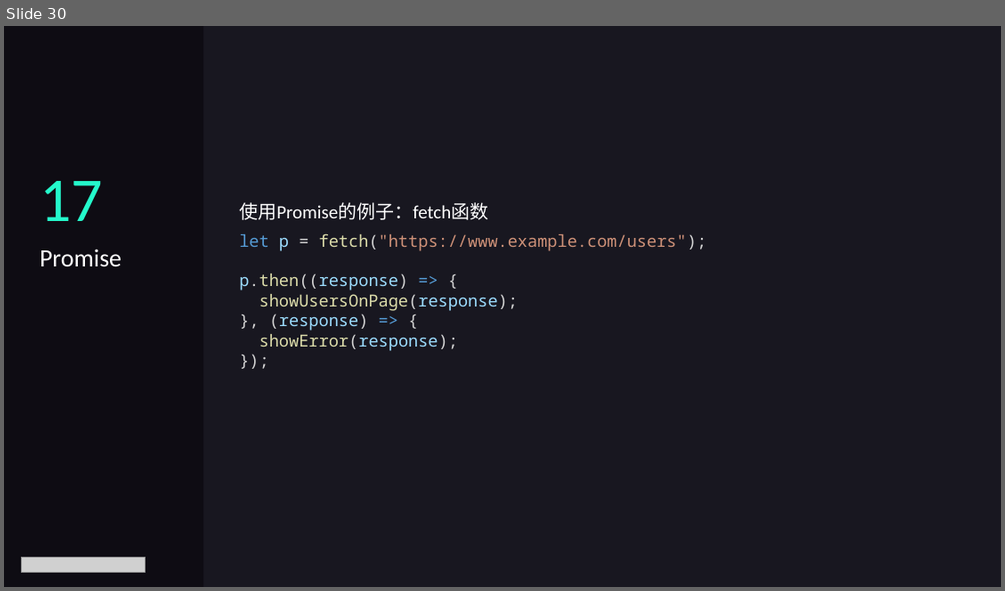
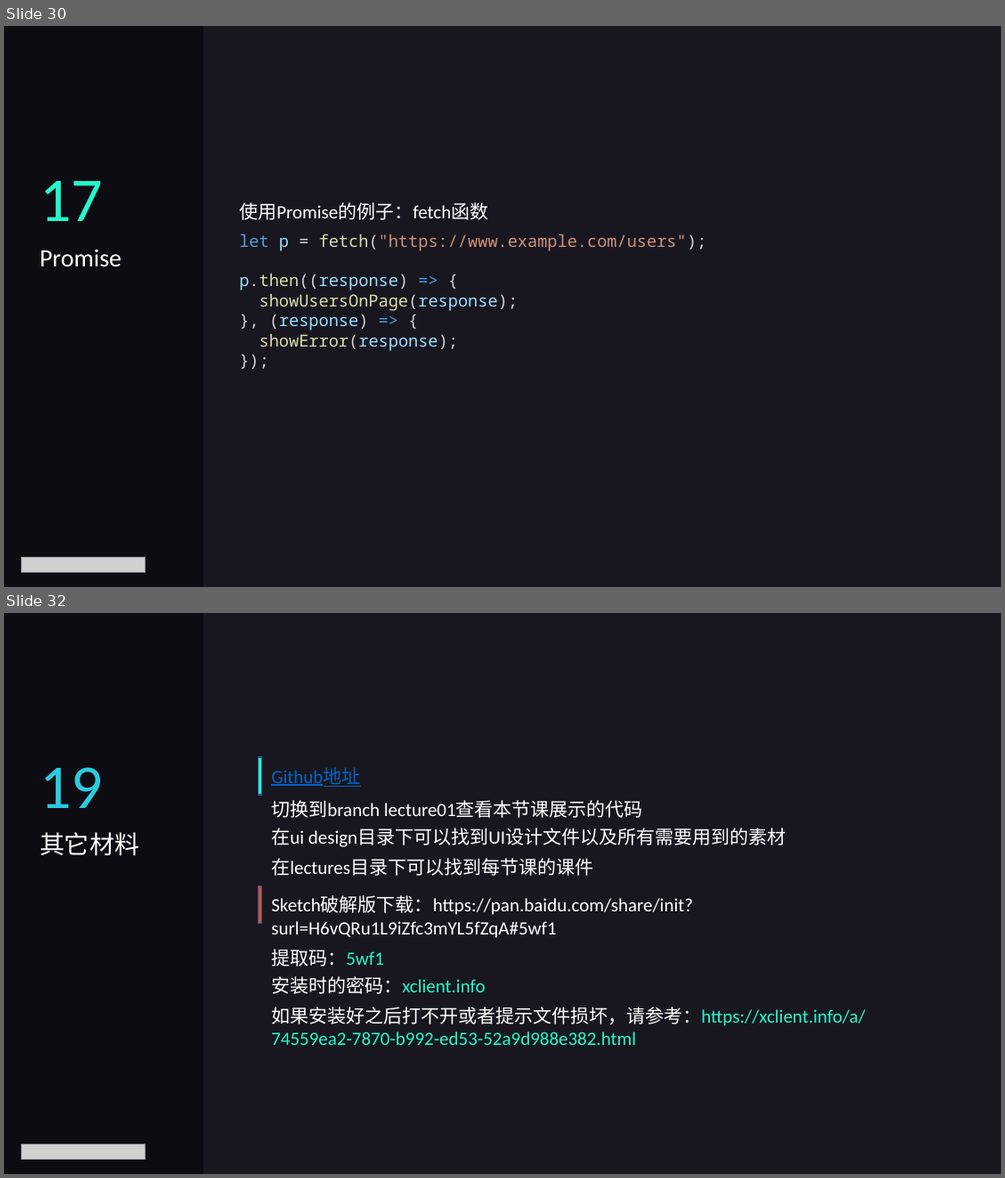
Before and after one commit to luqiuyuan/reactjs_course, a slide deck: lectures/lecture01.pptx. Shown one above the other, each under a label of ours: slide 30 before the commit, slides 30 and 32 after it; the slides between them are not shown. The pictures are 1005x591 and 1005x1178 pixels, drawn with LibreOffice and Linux fonts; fonts in the diff are those of the drawing; grey boxes stand for pictures. Boxes give left, top, right and bottom in pixels: in the first picture for what was removed or moved away, otherwise in the second. Text is boxed around its words. In the diff, an @@ line names an element or a change of style, - is before the commit and + after.

```diff
--- a/lectures/lecture01.pptx
+++ b/lectures/lecture01.pptx
@@ slide 32 added at box(4, 613, 1001, 1174), background #181720 @@
@@ rectangle added at box(4, 613, 203, 1174), fill #0E0C13 @@
@@ text added at box(40, 767, 103, 808), 60 pt, text #2CCBDE @@
+19
@@ rectangle added at box(259, 757, 262, 795), fill #24F9CB, outline #325491 1 pt @@
@@ text added at box(271, 767, 360, 787), 18 pt, text #0563C1, underline @@
+Github地址
@@ text added at box(271, 800, 643, 818), 18 pt, text #FFFFFF @@
+切换到branch lecture01查看本节课展示的代码
@@ text added at box(40, 832, 139, 856), 24 pt, text #FFFFFF @@
+其它材料
@@ text added at box(271, 827, 785, 847), 18 pt, text #FFFFFF @@
+在ui design目录下可以找到UI设计文件以及所有需要用到的素材
@@ text added at box(271, 858, 593, 876), 18 pt, text #FFFFFF @@
+在lectures目录下可以找到每节课的课件
@@ rectangle added at box(259, 886, 262, 924), fill #D64E31, outline #325491 1 pt @@
@@ text added at box(271, 896, 693, 938), 18 pt, text #FFFFFF @@
+Sketch破解版下载：https://pan.baidu.com/share/init?surl=H6vQRu1L9iZfc3mYL5fZqA#5wf1
@@ text added at box(271, 949, 384, 966), 18 pt, text #FFFFFF @@
+提取码：5wf1
@@ text added at box(271, 976, 485, 994), 18 pt, text #24F9CB @@
+安装时的密码：xclient.info
@@ text added at box(271, 1006, 865, 1045), 18 pt, text #24F9CB @@
+如果安装好之后打不开或者提示文件损坏，请参考：https://xclient.info/a/74559ea2-7870-b992-ed53-52a9d988e382.html
@@ picture added at box(21, 1144, 146, 1159) @@
```
Also in this commit, not shown: 5 slides changed.
